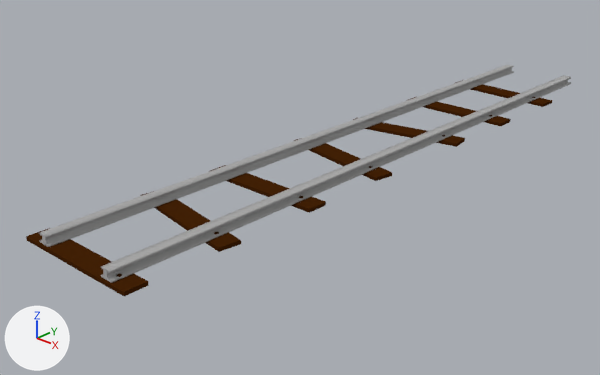
What one commit did to the Blender file oldgoldmine-scene/Obstacles/Obstacle_right.blend.
Both versions are drawn from a camera (50 mm lens) standing at (14.1, -8.14, 8.13) and looking at (-0.54, 7.6, -0.9). Every picture has the same lights, and +X, +Y and +Z are marked at lower left.

In view in the first picture: 'Rails', 'WoodenCrossbars'.
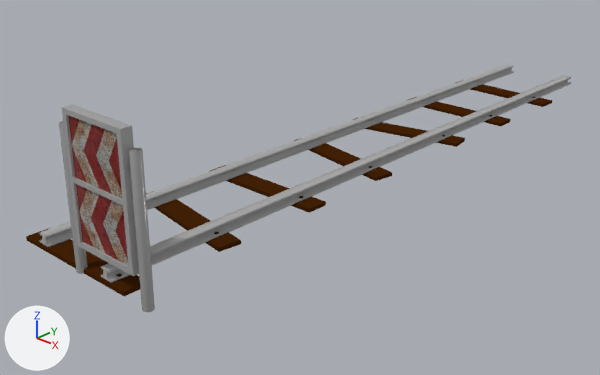
Commit message: Rusted panels, completed right obstacle

Where the change shows, as pixel boxes [x1, y1, x2, y2] in the pictures (600 x 375 px):
'panel', added: after [61, 105, 139, 276]
    faces in mat_info (picture img_curva_a_sinistra_jpg): [68, 115, 128, 265]
    faces in mat_rustedelements (its picture is missing): [61, 105, 139, 276]
'stakes', added: after [59, 121, 155, 312]

The change, as a list of edits to the scene's bpy script:
```text
Add img_pipe_ironnormalmap_jpg:
    img_pipe_ironnormalmap_jpg = load_image('pipe_ironNormalMap.jpg', '../Pipe/pipe_ironNormalMap.jpg', 1024, 1024, 'Non-Color')
Add img_curva_a_sinistra_jpg:
    img_curva_a_sinistra_jpg = load_image('curva a sinistra.jpg', 'curva a sinistra.jpg', 600, 518, 'sRGB')
Add mat_rustedelements:
    mat_rustedelements = bpy.data.materials.new('RustedElements')
    # uses the picture img_pipe_ironnormalmap_jpg
Add mat_info:
    mat_info = diffuse_material('Info')
    mat_info.texture = img_curva_a_sinistra_jpg
Add me_cylinder_004:
    me_cylinder_004.from_pydata(...)  # an 8-sided cylinder along z spanning x -1.0..1.0, y -1.0..1.0, z 2.7..4.7; an 8-sided cylinder along z spanning x -1.0..1.0, y -1.0..1.0, z -24.2..-22.2; an 8-sided cylinder along z spanning x -16.6..-14.6, y -1.0..1.0, z 2.7..4.7; an 8-sided cylinder along z spanning x -16.6..-14.6, y -1.0..1.0, z -24.2..-22.2
    me_cylinder_004.polygons.foreach_set('use_smooth', [True] * 40)
    me_cylinder_004.materials.append(mat_rustedelements)  # its picture is missing
Add me_cylinder_001:
    me_cylinder_001.from_pydata(...)  # 32 vertices, 20 faces; spans x -20.7..4.1, y -1.2..1.2, z -0.5..2.8
    me_cylinder_001.polygons.foreach_set('use_smooth', [True] * 20)
    me_cylinder_001.materials.append(mat_rustedelements)  # its picture is missing
Add me_cube:
    me_cube.from_pydata(...)  # 80 vertices, 72 faces; spans x -1.0..1.32, y -1.55..1.0, z -1.42..0.53
    # faces by material slot: [70, 2]
    me_cube.materials.append(mat_rustedelements)  # its picture is missing
    me_cube.materials.append(mat_info)  # picture img_curva_a_sinistra_jpg
Add ob_hinges_001:
    ob_hinges_001 = bpy.data.objects.new('hinges.001', me_cylinder_004)
    ob_hinges_001.parent = ob_stakes
    ob_hinges_001.matrix_parent_inverse = Matrix(((10.0, 0.0, 0.0, -22.9), (0.0, 10.0, 0.0, 0.0), (0.0, 0.0, 1.0, -0.818), (0.0, 0.0, 0.0, 1.0)))
    ob_hinges_001.location = (2.166, 0.0289, 1.586)
    ob_hinges_001.rotation_euler = (0.0, 1.571, 0.0)  # degrees (0, 90, 0)
    ob_hinges_001.scale = (0.112, 0.0725, 0.0725)
Add ob_stakes:
    ob_stakes = bpy.data.objects.new('stakes', me_cylinder_001)
    ob_stakes.location = (2.28, 0.0, 0.3)
    ob_stakes.scale = (0.1, 0.1, 1.0)
Add ob_panel:
    ob_panel = bpy.data.objects.new('panel', me_cube)
    ob_panel.location = (1.33, 0.0, 2.64)
    ob_panel.scale = (0.801, 0.1, 1.5)
```
